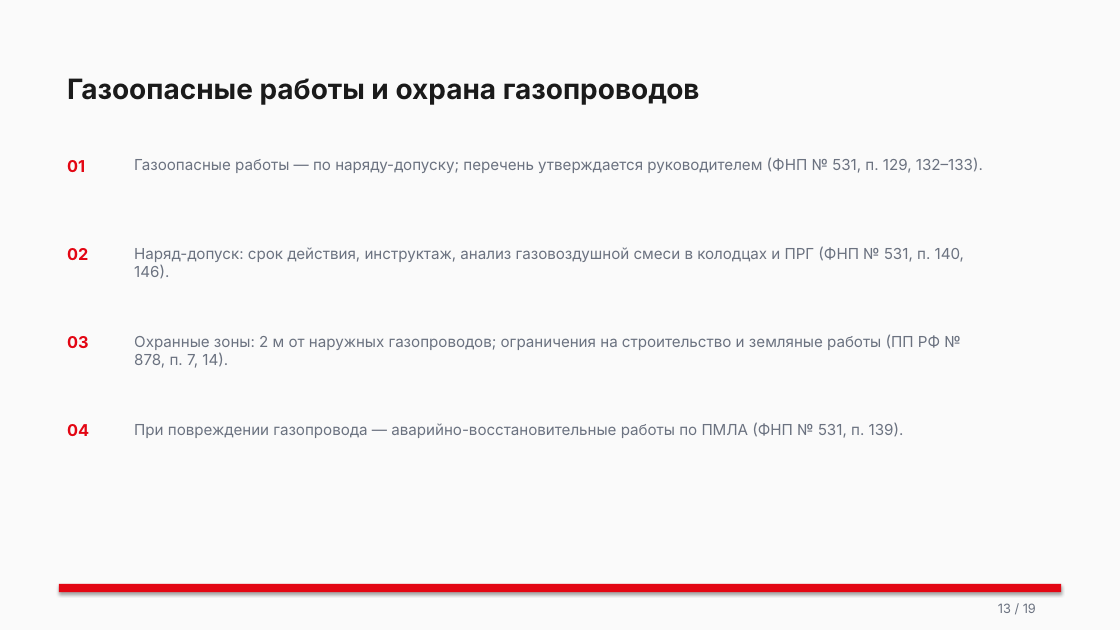
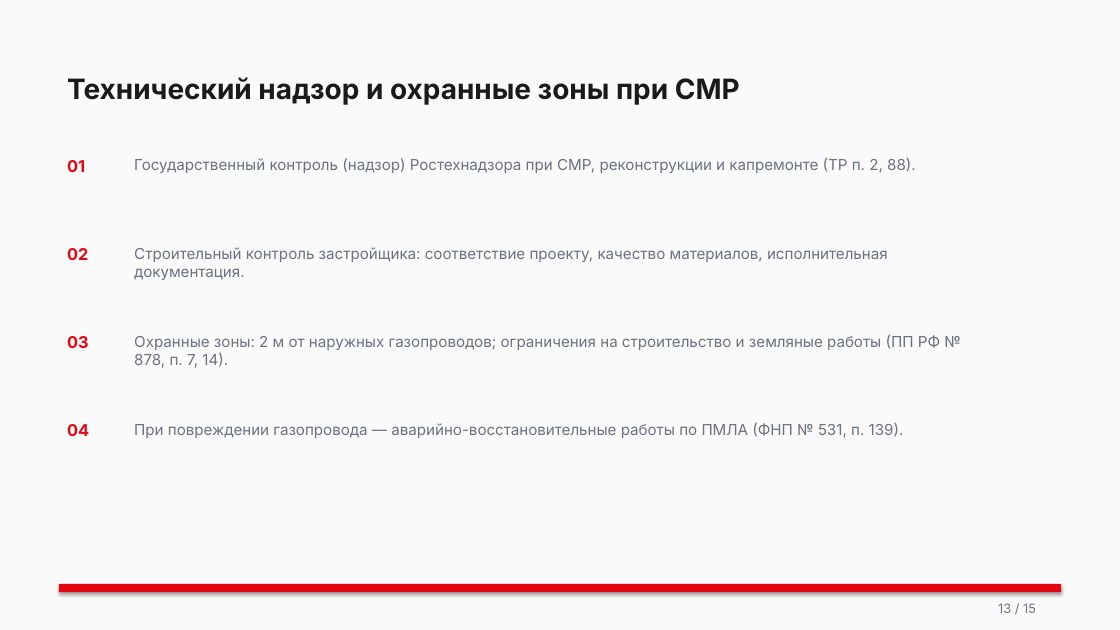
Before and after one commit to lysakalenushka-hash/-, a slide deck: slide 13 of Б.7.5_Проектирование_строительство_газовых_сетей.pptx. Drawn at 1120x630 pixels with LibreOffice and Linux fonts; fonts in the diff are those of the drawing. Boxes give left, top, right and bottom in pixels: in the first picture for what was removed or moved away, otherwise in the second. Text is boxed around its words. In the diff, an @@ line names an element or a change of style, - is before the commit and + after.

```diff
--- a/Б.7.5_Проектирование_строительство_газовых_сетей.pptx
+++ b/Б.7.5_Проектирование_строительство_газовых_сетей.pptx
@@ text at (67,77,740,105): text changed @@
-Газоопасные работы и охрана газопроводов
+Технический надзор и охранные зоны при СМР
@@ text at (134,157,916,173): text changed @@
-Газоопасные работы — по наряду-допуску; перечень утверждается руководителем (ФНП № 531, п. 129, 132–133).
+Государственный контроль (надзор) Ростехнадзора при СМР, реконструкции и капремонте (ТР п. 2, 88).
@@ text at (134,247,888,280): text changed @@
-Наряд-допуск: срок действия, инструктаж, анализ газовоздушной смеси в колодцах и ПРГ (ФНП № 531, п. 140, 146).
+Строительный контроль застройщика: соответствие проекту, качество материалов, исполнительная документация.
@@ text at (998,603,1036,613): text changed @@
-13 / 19
+13 / 15
```
Also in this commit, not shown: 14 other slides changed, 4 slides removed, 11 other files.
